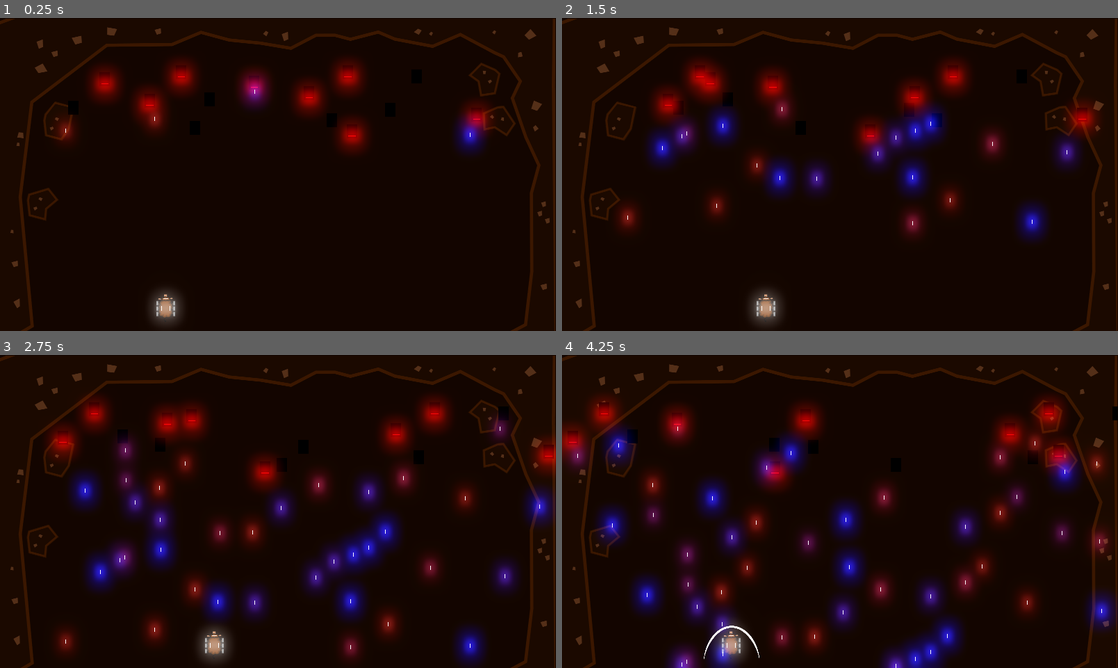
Above: before the commit, frames 1-4 (two rows, left to right).
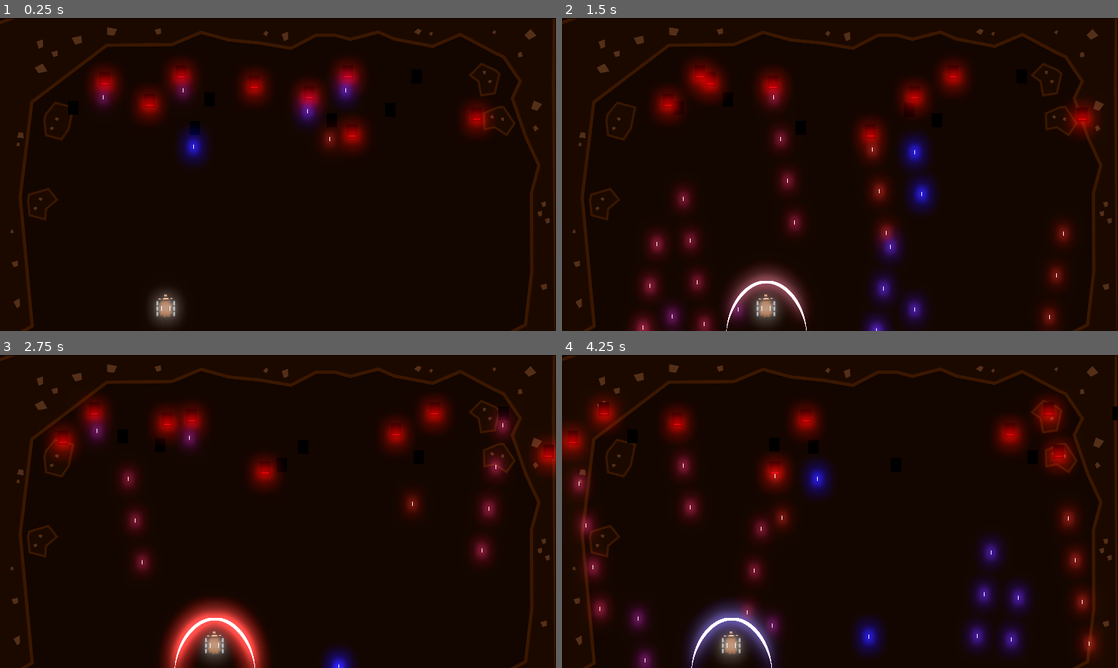
Above: after the commit, the same moments.

Repository: GameDrivenDesign/punk-wolf
Game: Godot game, scene res://game.tscn
Two runs of this game, one before a commit and one after it. Both use one fixed random seed, a clock stepped at 60 frames per second and the inputs below.
Inputs:
- Up to frame 1 (0.25 s): no input
- Up to frame 2 (1.5 s): tap Enter (ui_accept) at 0.5, 0.77, 1.07 s; hold Right (ui_right) 0.53-1.28 s; hold R 0.53-1.28 s; tap T at 0.8, 1.35 s; hold Left (ui_left) from 1.28 s (still down)
- Up to frame 3 (2.75 s): tap Enter (ui_accept) at 1.52, 1.55, 1.82, 2.1 s; release Left (ui_left) at 2.03 s; hold Right (ui_right) from 2.03 s (still down); hold R from 2.03 s (still down)
- Up to frame 4 (4.25 s): release Right (ui_right) at 2.78 s; release R at 2.78 s; hold Up (ui_up) 2.78-3.53 s; tap R at 2.85 s; tap Enter (ui_accept) at 3.02, 3.32, 3.77, 3.8, 4.07 s; tap T at 3.05 s; hold Left (ui_left) from 3.53 s (still down); hold T from 3.53 s (still down)

The runs differ from the first frame. In frame 1, 3.1% of the frame differs, in the area x 10-88%, y 18-48%; in frame 2, 14%; in frame 3, 17%; in frame 4, 22%, in the area x 1-100%, y 21-100%.

Commit message:
make shield adapt colors

Diff:
--- a/project.godot
+++ b/project.godot
@@ -26,6 +26,19 @@
 window/stretch/mode="2d"
 window/stretch/aspect="keep"
 
+[input]
+
+red={
+"deadzone": 0.5,
+"events": [ Object(InputEventKey,"resource_local_to_scene":false,"resource_name":"","device":0,"alt":false,"shift":false,"control":false,"meta":false,"command":false,"pressed":false,"scancode":82,"unicode":0,"echo":false,"script":null)
+ ]
+}
+blue={
+"deadzone": 0.5,
+"events": [ Object(InputEventKey,"resource_local_to_scene":false,"resource_name":"","device":0,"alt":false,"shift":false,"control":false,"meta":false,"command":false,"pressed":false,"scancode":84,"unicode":0,"echo":false,"script":null)
+ ]
+}
+
 [rendering]
 
 environment/default_clear_color=Color( 0.0784314, 0.0235294, 0, 1 )
--- a/projectiles/Projectile.gd
+++ b/projectiles/Projectile.gd
@@ -1,16 +1,17 @@
 extends Area2D
 const DIRECTION = Vector2.DOWN
-const SPEED = 200
+const SPEED = 600
 const DAMAGE = 10
 
-func _ready():
-	var b = Color(1, 1, 7)
-	var r = Color(4, 1, 1)
-	var rb = Color(3.5, 1, 3.5)
-	var rrb = Color(4, 1, 2)
-	var rbb = Color(2, 1, 5)
-	var colors = [r, b, rb, rrb, rbb]
-	set_modulate(colors[randi()%5])
+var b = Color(1, 1, 7)
+var r = Color(4, 1, 1)
+var rb = Color(3.5, 1, 3.5)
+var rrb = Color(4, 1, 2)
+var rbb = Color(2, 1, 5)
+var colors = [r, b, rb, rrb, rbb]
+
+func set_color(i):
+	set_modulate(colors[i])
 
 func _physics_process(delta):
 	position += (DIRECTION * delta * SPEED)
@@ -19,3 +20,9 @@
 	if body.is_in_group("sheep"):
 		body.take_damage(DAMAGE)
 		queue_free()
+
+
+func _on_Projectile_area_entered(area):
+	if area.is_in_group("shield"):
+		if area.is_blocked(self):
+			queue_free()
--- a/projectiles/Projectile.tscn
+++ b/projectiles/Projectile.tscn
@@ -24,4 +24,5 @@
 
 [node name="Sprite" type="Sprite" parent="."]
 texture = ExtResource( 1 )
+[connection signal="area_entered" from="." to="." method="_on_Projectile_area_entered"]
 [connection signal="body_entered" from="." to="." method="_on_Projectile_body_entered"]
--- a/sheep.tscn
+++ b/sheep.tscn
@@ -4,7 +4,7 @@
 [ext_resource path="res://sheep.gd" type="Script" id=2]
 
 [sub_resource type="RectangleShape2D" id=1]
-extents = Vector2( 27.7458, 31.5186 )
+extents = Vector2( 27.7458, 27.956 )
 
 [node name="Sheep" type="KinematicBody2D" groups=[
 "sheep",
--- a/shield.gd
+++ b/shield.gd
@@ -1,6 +1,28 @@
 extends Node2D
 
+var r = 1
+var b = 1
+
 func _ready():
-	$AnimationPlayer.play("open", -1, 8)
-	yield($AnimationPlayer, "animation_finished")
-	queue_free()
+	#$AnimationPlayer.play("open", -1, 8)
+	#yield($AnimationPlayer, "animation_finished")
+	#queue_free()
+	pass
+
+func is_blocked(projectile):
+	var projectile_color = projectile.get_modulate()
+	var color = get_modulate()
+	var threshold = 1.5
+	print(str(color.r) + " : " + str(projectile_color.r))
+	return (abs(color.r - projectile_color.r) < threshold) and (abs(color.b - projectile_color.b) < threshold)
+
+func _process(delta):
+	r -= delta
+	b -= delta
+	if (Input.is_key_pressed(KEY_R)):
+		r += delta * 5
+	if (Input.is_key_pressed(KEY_T)):
+		b += delta * 5
+	r = max(1, min(4, r))
+	b = max(1, min(4, b))
+	set_modulate(Color(r, 1, b))
--- a/shield.tscn
+++ b/shield.tscn
@@ -3,41 +3,18 @@
 [ext_resource path="res://shield.svg" type="Texture" id=1]
 [ext_resource path="res://shield.gd" type="Script" id=2]
 
-[sub_resource type="Animation" id=1]
-resource_name = "open"
-length = 1.7
-tracks/0/type = "value"
-tracks/0/path = NodePath("shield:scale")
-tracks/0/interp = 1
-tracks/0/loop_wrap = true
-tracks/0/imported = false
-tracks/0/enabled = true
-tracks/0/keys = {
-"times": PoolRealArray( 0, 1 ),
-"transitions": PoolRealArray( 1, 1 ),
-"update": 0,
-"values": [ Vector2( 0.01, 0.2 ), Vector2( 0.7, 0.7 ) ]
-}
-tracks/1/type = "value"
-tracks/1/path = NodePath("shield:modulate")
-tracks/1/interp = 1
-tracks/1/loop_wrap = true
-tracks/1/imported = false
-tracks/1/enabled = true
-tracks/1/keys = {
-"times": PoolRealArray( 0, 1, 1.7 ),
-"transitions": PoolRealArray( 1, 1, 1 ),
-"update": 0,
-"values": [ Color( 3, 3, 3, 0.42 ), Color( 3, 3, 3, 1 ), Color( 2, 2, 2, 0 ) ]
-}
+[sub_resource type="CapsuleShape2D" id=1]
+radius = 114.757
+height = 10.4591
 
-[node name="shield" type="Node2D"]
+[node name="shield" type="Area2D" groups=[
+"shield",
+]]
 script = ExtResource( 2 )
 
 [node name="shield" type="Sprite" parent="."]
-modulate = Color( 1, 1, 1, 0.423529 )
-scale = Vector2( 0.2, 0.2 )
 texture = ExtResource( 1 )
 
-[node name="AnimationPlayer" type="AnimationPlayer" parent="."]
-anims/open = SubResource( 1 )
+[node name="CollisionShape2D" type="CollisionShape2D" parent="."]
+position = Vector2( 0.598724, 38.3192 )
+shape = SubResource( 1 )
--- a/wolf.gd
+++ b/wolf.gd
@@ -6,11 +6,15 @@
 var position_left = 0
 var direction
 
-const SPAWN_TIME = 1 #s
+const SHORT_TIME = 1#s
+const LONG_TIME = 3 #s
+const SPAWNINTERVAL = 0.2 #s
 var current_spawn = 0
+var color_index = randi()%5
+var short_time = 0
 
 func _ready():
-	current_spawn = randf()
+	current_spawn = randf() * 3
 	to_right = true if randf() > 0.5 else false
 	position_right = get_viewport_rect().size.x
 
@@ -25,8 +29,14 @@
 		to_right = not to_right
 
 	current_spawn += delta
-	if current_spawn >= SPAWN_TIME:
+	short_time += delta
+	if current_spawn >= LONG_TIME:
 		current_spawn = 0
-		var projectile = preload("res://projectiles/Projectile.tscn").instance()
-		projectile.position = $ProjectileSpawn.global_position
-		get_parent().add_child(projectile)
+		short_time = 0
+	if current_spawn <= SHORT_TIME:
+		if short_time >= SPAWNINTERVAL:
+			short_time = 0
+			var projectile = preload("res://projectiles/Projectile.tscn").instance()
+			projectile.position = $ProjectileSpawn.global_position
+			projectile.set_color(color_index)
+			get_parent().add_child(projectile)
